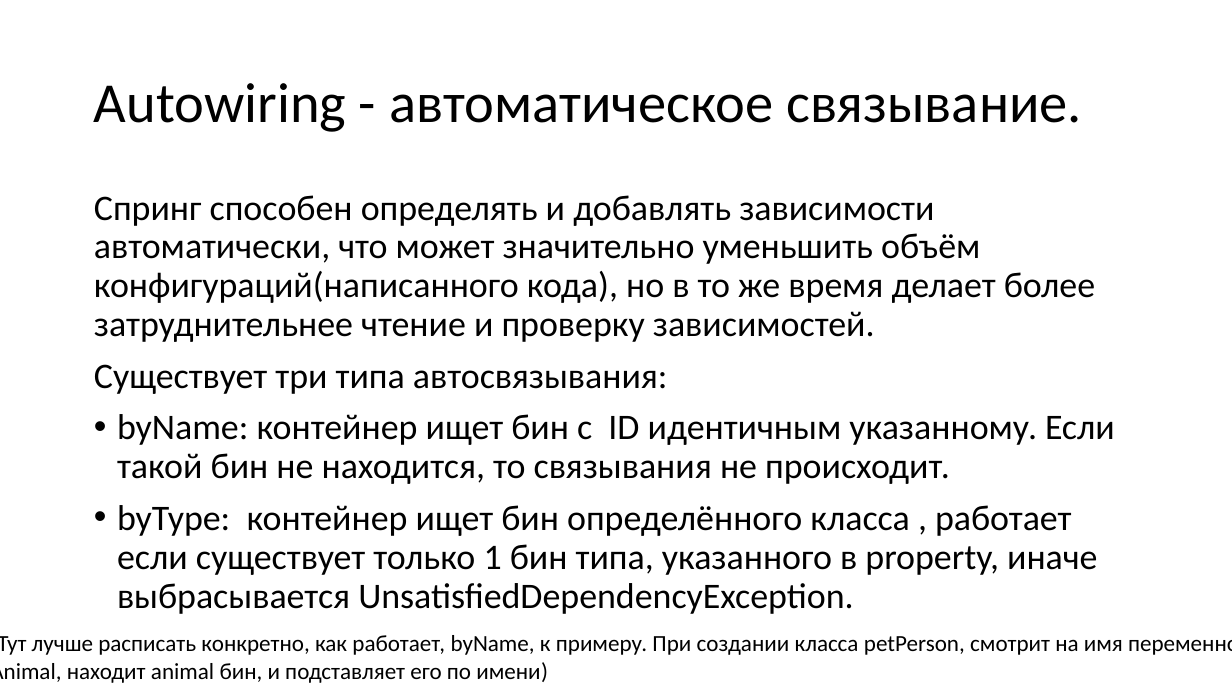
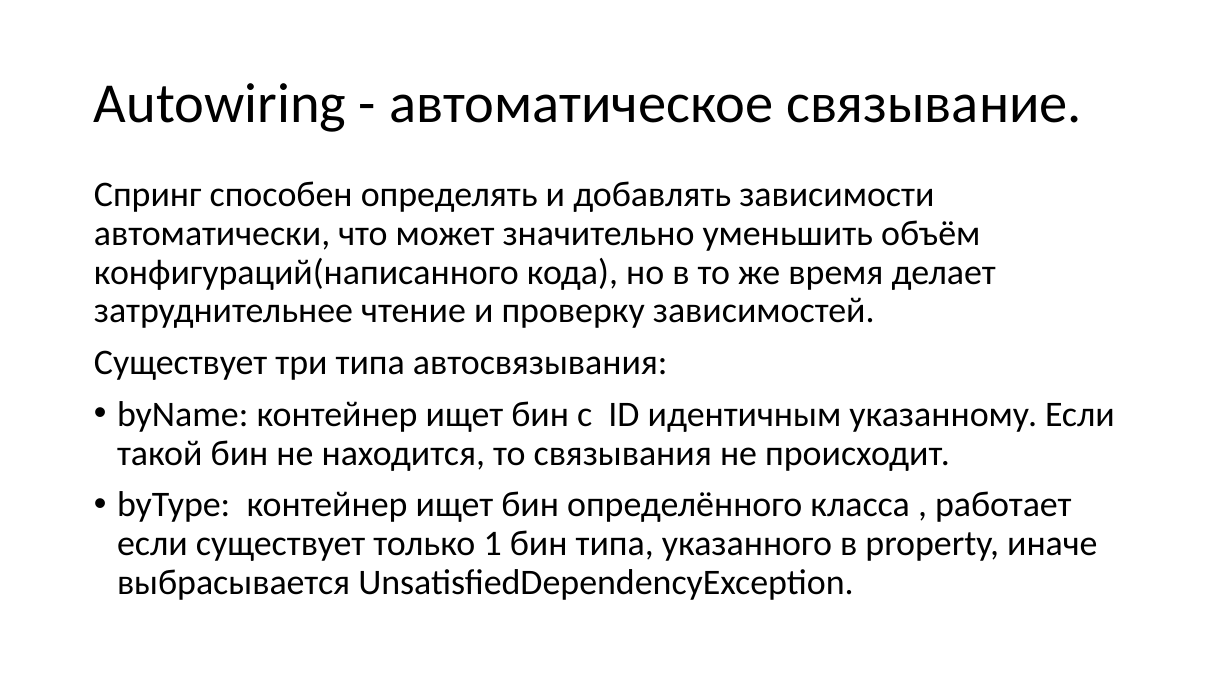
Before and after one commit to Zaudinov/Spring.IoC, a slide deck: slide 1 of presentations/example13.pptx. Drawn at 1232x693 pixels with LibreOffice and Linux fonts; fonts in the diff are those of the drawing. Boxes give left, top, right and bottom in pixels: in the first picture for what was removed or moved away, otherwise in the second. Text is boxed around its words. In the diff, an @@ line names an element or a change of style, - is before the commit and + after.

```diff
--- a/presentations/example13.pptx
+++ b/presentations/example13.pptx
@@ text "Спринг способен определять и добавлять ...": place and size @@
-text "Спринг способен определять и добавлять ..." at bbox=[94, 195, 1115, 614]
+text "Спринг способен определять и добавлять ..." at bbox=[94, 181, 1115, 600]
@@ text at bbox=[94, 181, 996, 328]: text changed @@
-Спринг способен определять и добавлять зависимости автоматически, что может значительно уменьшить объём конфигураций(написанного кода), но в то же время делает более затруднительнее чтение и проверку зависимостей.
+Спринг способен определять и добавлять зависимости автоматически, что может значительно уменьшить объём конфигураций(написанного кода), но в то же время делает затруднительнее чтение и проверку зависимостей.
@@ text removed at bbox=[0, 635, 1123, 683] @@
-(Тут лучше расписать конкретно, как работает, byName, к примеру. При создании класса petPerson, смотрит на имя переменной
-Animal, находит animal бин, и подставляет его по имени)
```
Also in this commit, not shown: 1 other slide changed, 1 slide added, 43 other files.
